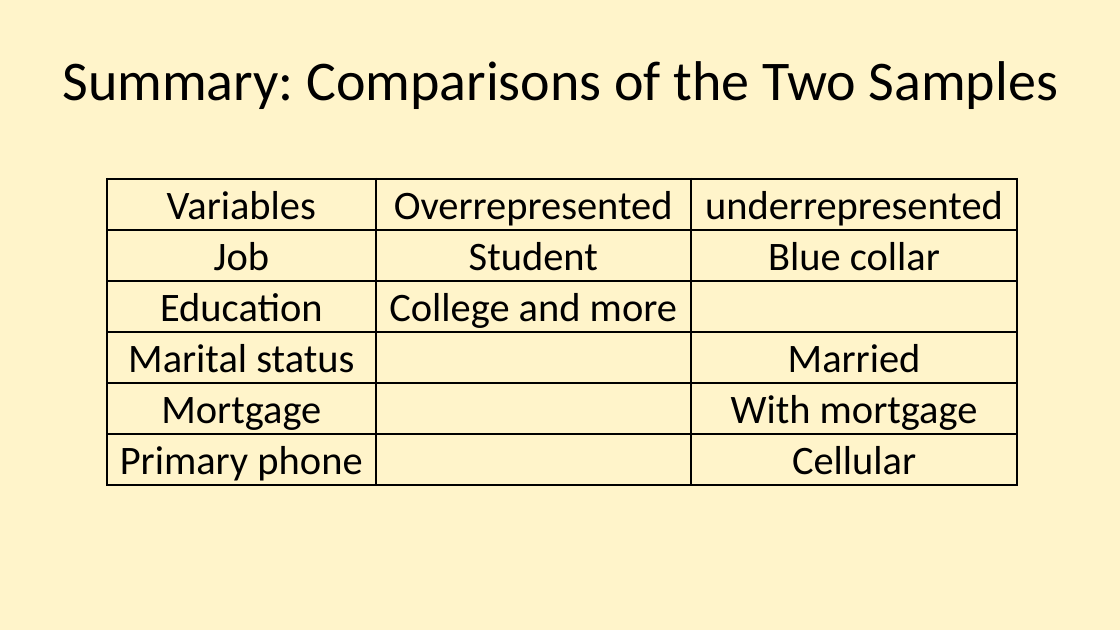
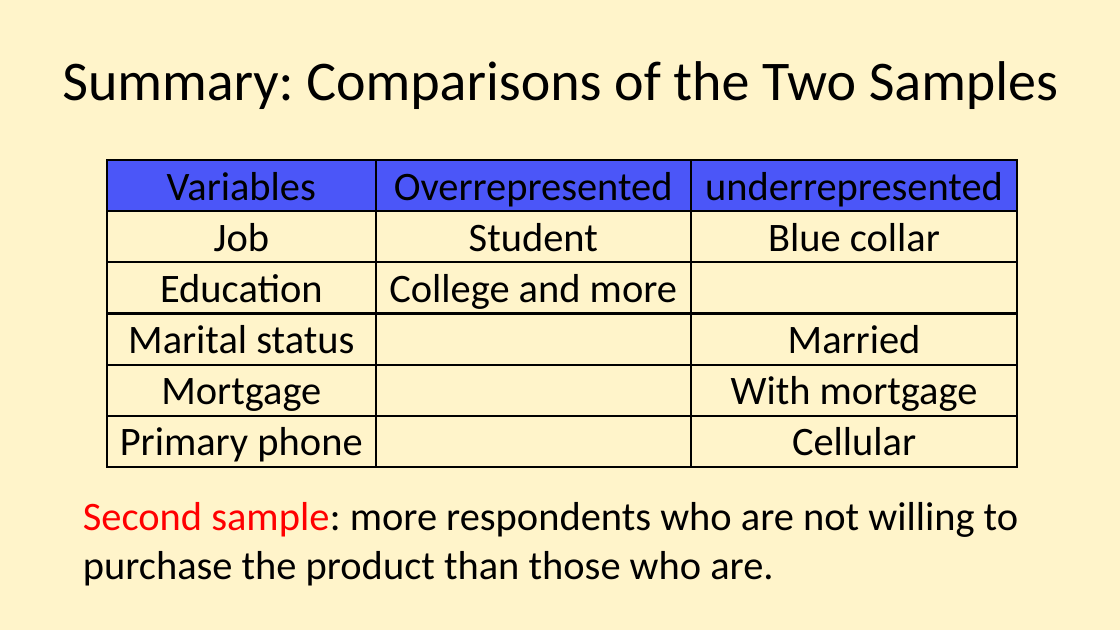
Before and after one commit to njmobley/Practicum-2, a slide deck: slide 19 of Practicum 2 presentation Nijia.pptx. Drawn at 1120x630 pixels with LibreOffice and Linux fonts; fonts in the diff are those of the drawing. Boxes give left, top, right and bottom in pixels: in the first picture for what was removed or moved away, otherwise in the second. Text is boxed around its words. In the diff, an @@ line names an element or a change of style, - is before the commit and + after.

```diff
--- a/Practicum 2 presentation Nijia.pptx
+++ b/Practicum 2 presentation Nijia.pptx
@@ table at (108, 160, 1017, 466) @@
@@ fill none to #4B56F8 in row 1 @@
@@ table: place and size @@
-table at (108, 179, 1017, 485)
+table at (108, 160, 1017, 466)
@@ text added at (83, 502, 1018, 586), 26 pt, text #000000 @@
+Second sample: more respondents who are not willing to purchase the product than those who are.
```
Also in this commit, not shown: 12 other slides changed.
